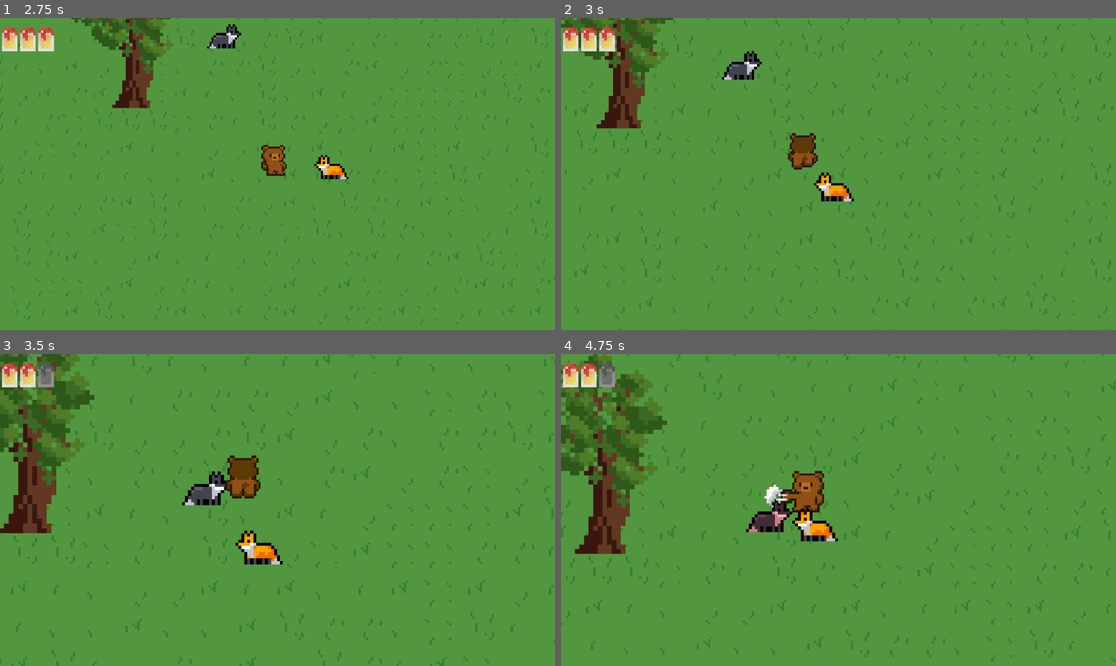
Above: before the commit, frames 1-4 (two rows, left to right).
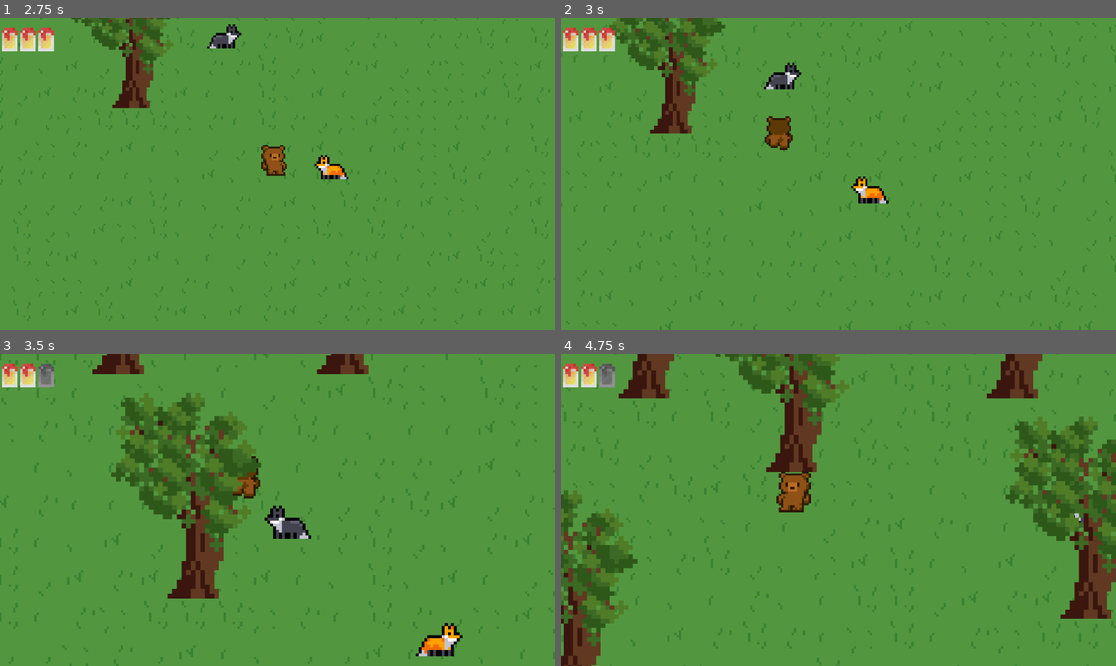
Above: after the commit, the same moments.

Repository: tom-legros/Beesounours-Gamejam4-2026
Game: Godot game, scene res://main.tscn
Two runs of this game, one before a commit and one after it. Both use one fixed random seed, a clock stepped at 60 frames per second and the inputs below.
Inputs:
- Up to frame 1 (2.75 s): hold Right (ui_right) 0.53-1.28 s; hold Shift 0.53-1.28 s; tap Space at 0.77, 1.52 s; hold Down (ui_down) 1.28-2.03 s; tap Shift at 1.35 s; hold Right (ui_right) from 2.03 s (still down); hold Shift from 2.03 s (still down)
- Up to frame 2 (3 s): release Right (ui_right) at 2.78 s; release Shift at 2.78 s; hold Up (ui_up) from 2.78 s (still down); tap Shift at 2.85 s
- Up to frame 3 (3.5 s): keep holding Up (ui_up); tap Space at 3.02 s
- Up to frame 4 (4.75 s): release Up (ui_up) at 3.53 s; hold Shift 3.53-4.28 s; hold Left (ui_left) from 3.53 s (still down); tap Space at 3.77, 4.52 s; tap Shift at 4.35 s

Frame 1 is identical in both runs. In frame 2, 11% of the frame differs, in the area x 0-100%, y 0-100%; in frame 3, 20%; in frame 4, 27%.

Commit message:
Ajout_knocked_back

Diff:
--- a/game/player.gd
+++ b/game/player.gd
@@ -7,10 +7,12 @@
 const ZOOM_RUN = Vector2(3.5, 3.5)
 const ZOOM_SPEED = 5.0
 const ATTACK_COOLDOWN := 0.6
+const FORCE_RECUL = 400
 
 
 var can_attack := true
 var is_attacking: bool = false
+var is_knocked_back : bool = false
 
 
 @onready var zone_attaque_node = $ZoneAttaque
@@ -31,20 +33,26 @@
 var pv_actuels : int = pv_max
 var est_invulnerable : bool = false
 
-
-func recevoir_degats(montant: int):
+func recevoir_degats(montant: int, source_position: Vector2 = Vector2.ZERO):
 	if est_invulnerable or pv_actuels <= 0:
 		return
 	pv_actuels -= montant
+	if source_position != Vector2.ZERO:
+		is_knocked_back = true
+		var direction_recul = (global_position - source_position).normalized()
+		velocity = direction_recul * FORCE_RECUL
+		await get_tree().create_timer(0.2).timeout
+		is_knocked_back = false
+		velocity = Vector2.ZERO
 	camera.offset = Vector2(randf_range(-5, 5), randf_range(-5, 5))
 	await get_tree().create_timer(0.1).timeout
 	camera.offset = Vector2.ZERO
 	if barre_vie:
 		barre_vie.value = pv_actuels
+	print("PV restants : ", pv_actuels)
 	var tween = create_tween()
 	tween.tween_property(animated_sprite, "modulate", Color.RED, 0.1)
 	tween.tween_property(animated_sprite, "modulate", Color.WHITE, 0.1)
-
 	if pv_actuels <= 0:
 		mourir()
 	else:
@@ -53,22 +61,23 @@
 		est_invulnerable = false
 
 func mourir():
-	animated_sprite.play("mourrir")
 	set_physics_process(false)
 	await get_tree().create_timer(1.5).timeout
 	get_tree().reload_current_scene()
 
 func _physics_process(_delta):
+	if is_knocked_back:
+		move_and_slide()
+		return
 	animated_sprite.speed_scale = 1
 	if Input.is_key_pressed(KEY_SPACE) and is_attacking == false:
 		lancer_attaque()
 	var current_speed = WALK_SPEED
 	var target_zoom = ZOOM_NORMAL
-	if pv_actuels >= 0:
-		if Input.is_key_pressed(KEY_SHIFT):
-			current_speed = SPRINT_SPEED
-			target_zoom = ZOOM_RUN
-			animated_sprite.speed_scale = 4
+	if Input.is_key_pressed(KEY_SHIFT):
+		current_speed = SPRINT_SPEED
+		target_zoom = ZOOM_RUN
+		animated_sprite.speed_scale = 4
 	if camera:
 		camera.zoom = camera.zoom.lerp(target_zoom, ZOOM_SPEED * _delta)
 	var direction = Input.get_vector("ui_left", "ui_right", "ui_up", "ui_down")
--- a/game/renard.gd
+++ b/game/renard.gd
@@ -67,4 +67,4 @@
 func _on_zone_degats_body_entered(body):
 	if body.name == "Player":
 		if body.has_method("recevoir_degats"):
-			body.recevoir_degats(1)
+			body.recevoir_degats(1, global_position)
